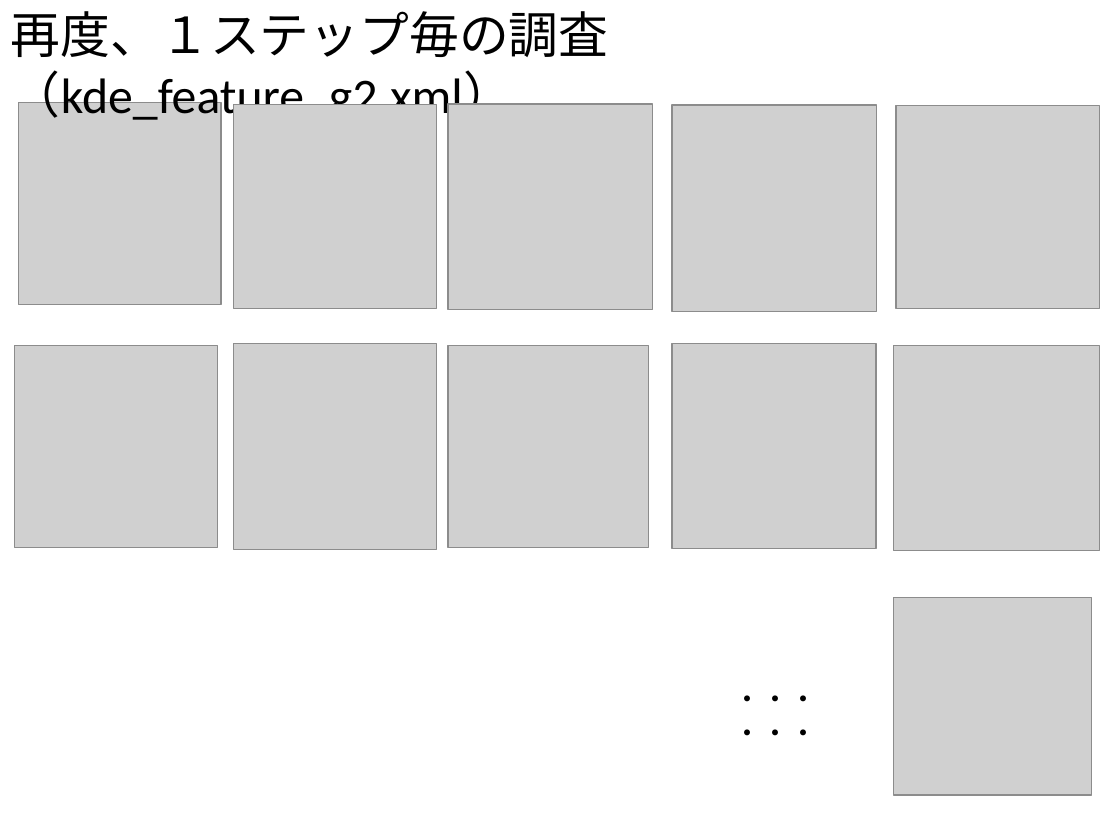
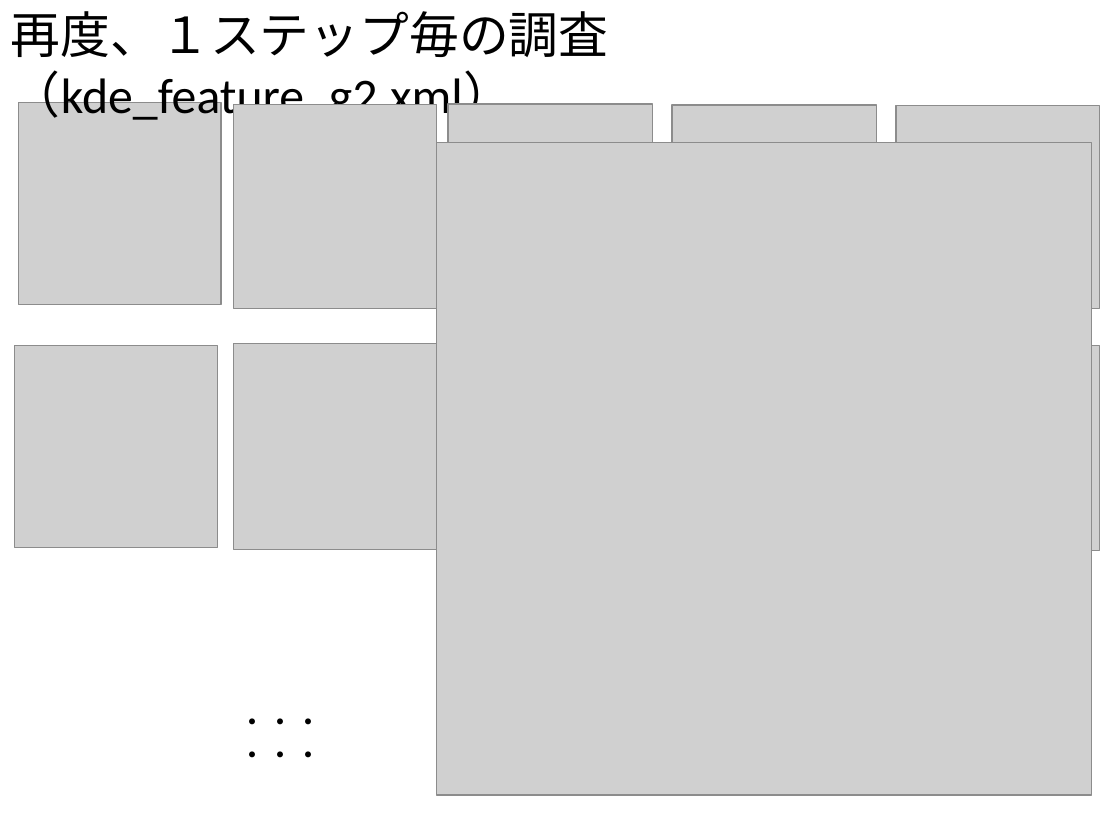
Before and after one commit to gnishida/RoadDesigner, a slide deck: slide 35 of RoadDesigner.pptx. Drawn at 1120x840 pixels with LibreOffice and Linux fonts; fonts in the diff are those of the drawing; grey boxes stand for pictures. Boxes give left, top, right and bottom in pixels: in the first picture for what was removed or moved away, otherwise in the second. Text is boxed around its words. In the diff, an @@ line names an element or a change of style, - is before the commit and + after.

```diff
--- a/RoadDesigner.pptx
+++ b/RoadDesigner.pptx
@@ picture: place and size @@
-picture at bbox=[894, 597, 1092, 795]
+picture at bbox=[437, 142, 1092, 795]
@@ picture removed at bbox=[448, 345, 648, 547] @@
@@ picture removed at bbox=[672, 344, 876, 549] @@
@@ text "・・・・・・": place and size @@
-text "・・・・・・" at bbox=[733, 695, 817, 736]
+text "・・・・・・" at bbox=[239, 718, 323, 758]
```
Also in this commit, not shown: 1 other slide changed, 4 slides added, 2 other files.
